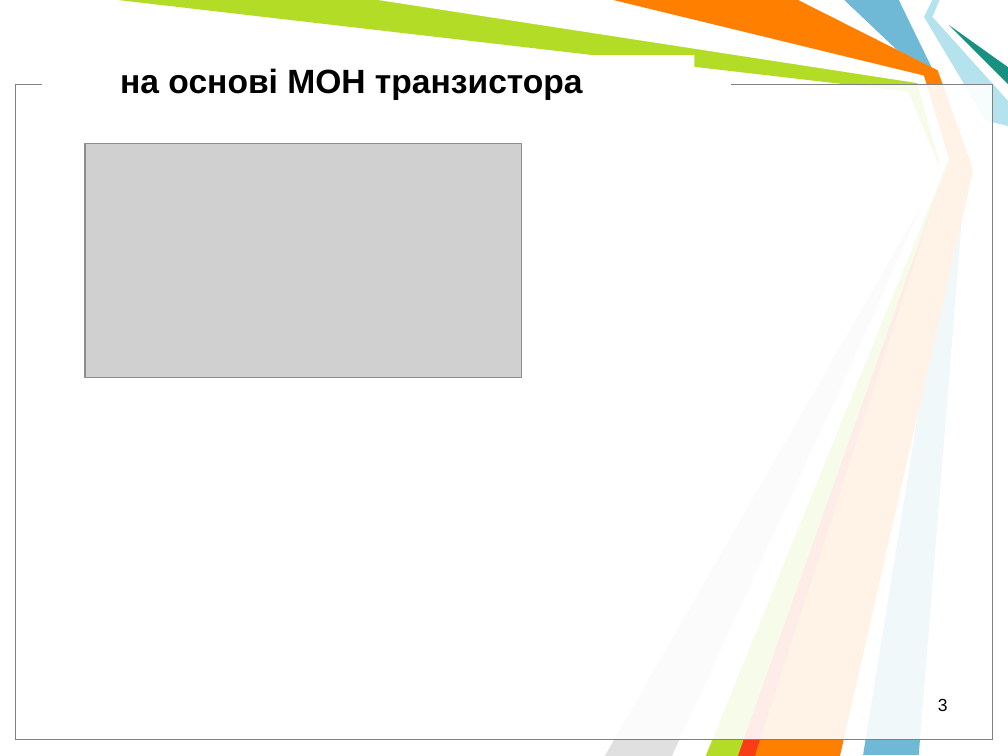
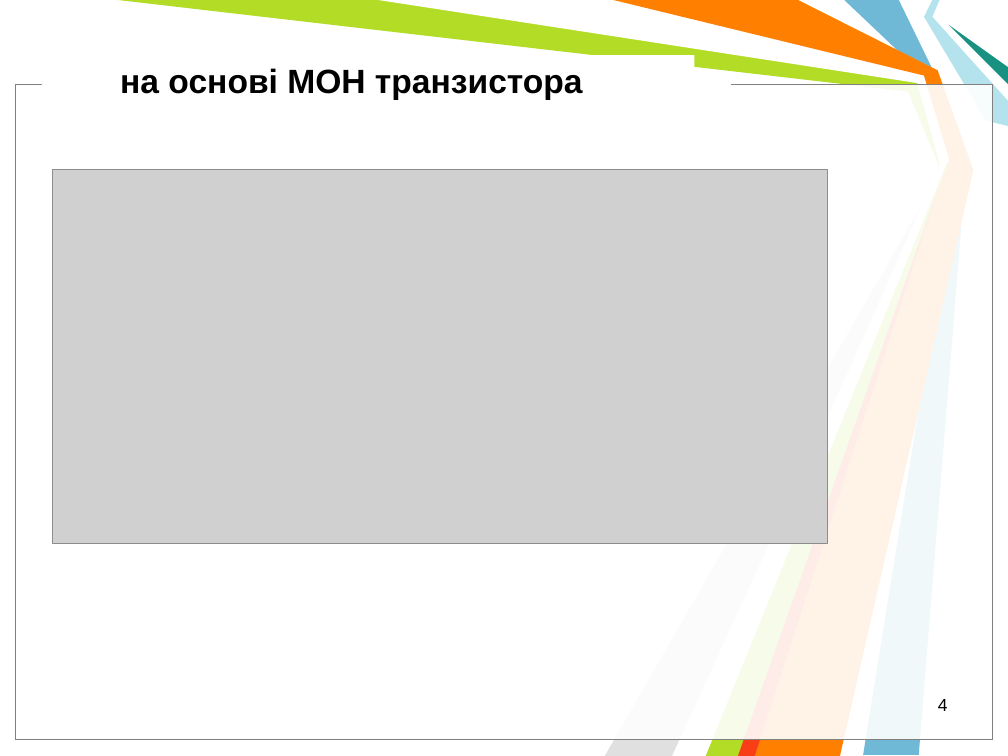
Before and after one commit to l432/NMK, a slide deck: slide 4 of Lecture/Nanoelectronika/Present/NanoelectronV3.ppt (slide 3 before the commit). Drawn at 1008x756 pixels with LibreOffice and Linux fonts; fonts in the diff are those of the drawing; grey boxes stand for pictures; background and template pictures are left out. Boxes give left, top, right and bottom in pixels: in the first picture for what was removed or moved away, otherwise in the second. Text is boxed around its words. In the diff, an @@ line names an element or a change of style, - is before the commit and + after.

```diff
--- a/Lecture/Nanoelectronika/Present/NanoelectronV3.ppt
+++ b/Lecture/Nanoelectronika/Present/NanoelectronV3.ppt
@@ picture: place and size @@
-picture at [85,144,521,378]
+picture at [52,169,827,544]
@@ page number at [938,699,948,711]: text changed @@
-3
+4
```
Also in this commit, not shown: 1 other slide changed, 1 slide added, 3 other files.
